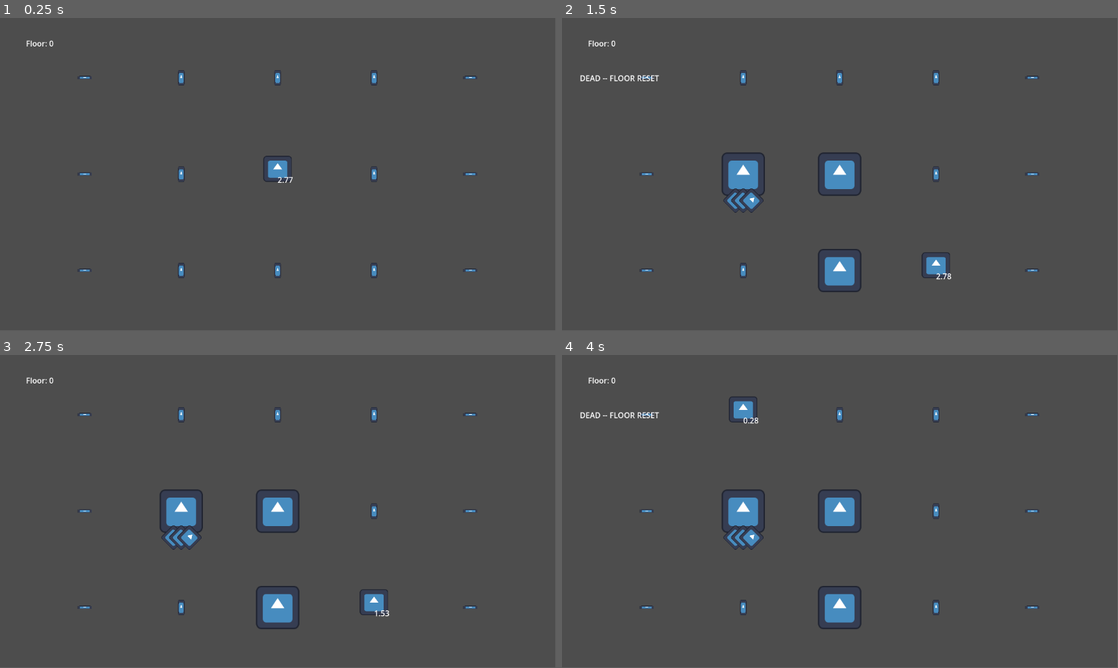
Above: before the commit, frames 1-4 (two rows, left to right).
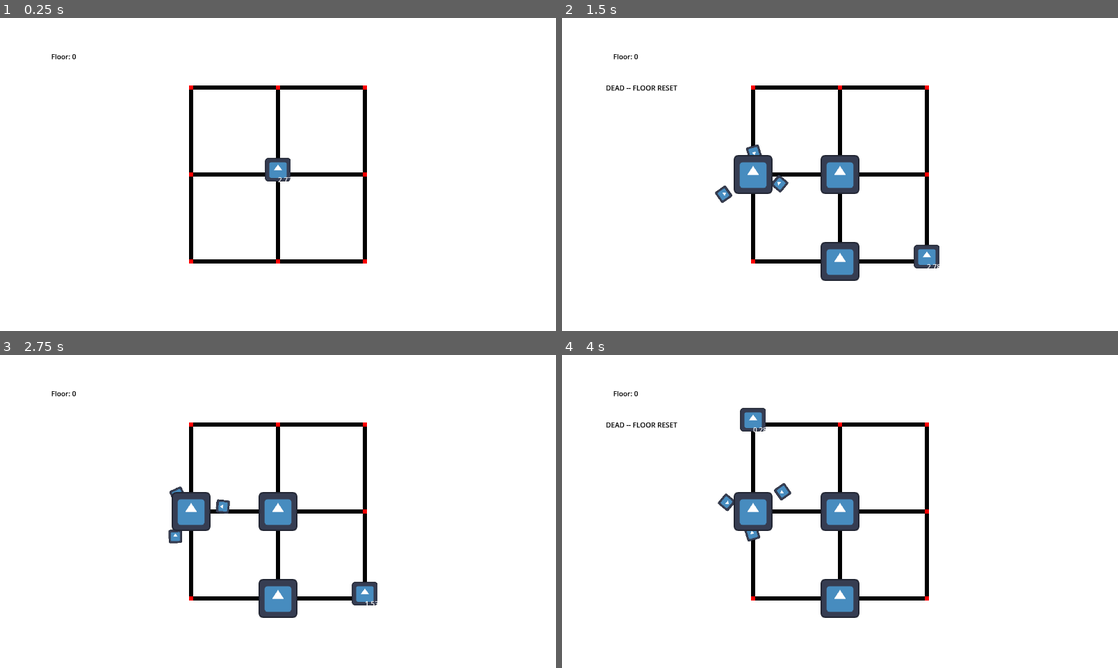
Above: after the commit, the same moments.

Repository: IsvyRed/Hatch
Game: Godot game, scene res://Testing Tools/test_level.tscn
The game is run twice, just before and just after one commit, with the same random seed, the same clock (stepped at 60 frames per second) and the same inputs. The engine's default icon, where the game draws it, is replaced by a stand-in: a white triangle on a blue panel in a dark square.
Inputs:
- Up to frame 1 (0.25 s): no input
- Up to frame 2 (1.5 s): tap Enter at 0.5 s; hold Right (Right) 0.53-1.28 s; tap S (Attack) at 0.6 s; tap D (Attack1) at 0.8, 1.35 s; tap Space (Next Floor) at 1.25 s; hold Down (Down) from 1.28 s (still down)
- Up to frame 3 (2.75 s): tap F (Attack2) at 1.55, 2.1 s; release Down (Down) at 2.03 s; hold Right (Right) from 2.03 s (still down); tap S (Attack) at 2.3 s
- Up to frame 4 (4 s): release Right (Right) at 2.78 s; hold Up (Up) 2.78-3.53 s; tap S (Attack) at 2.85 s; tap D (Attack1) at 3.05, 3.6 s; hold Left (Left) from 3.53 s (still down); tap F (Attack2) at 3.8 s
In our replay, the window is 799x449 before the commit and 800x450 after it. These sizes can differ from the game's own. Grey fills any space a smaller window leaves; there, only what the larger window draws over its background counts as a difference.

The runs differ from the first frame. In frame 1, 99% of the frame differs, in the area x 0-100%, y 0-100%; in frame 2, 98%; in frame 3, 98%; in frame 4, 98%.

Commit message:
Added orbiting health v1 and test bg
Added orbiting health framework (no sprites) with a primitive ellipse curve

Added scaled test background and definitive resolution (5.0 scale and 720p resolution) -- USE THIS SCALE FOR EVERY SPRITE

Diff:
--- /dev/null
+++ b/Gameplay Elements/Enemies/HealthOrbit.tscn
@@ -0,0 +1,10 @@
+[gd_scene load_steps=2 format=3 uid="uid://d30vnaswbqnf4"]
+
+[sub_resource type="Curve2D" id="Curve2D_bc3wb"]
+_data = {
+"points": PackedVector2Array(0, 0, 40, -10, 30, 30, 0, 0, -10, -40, 60, -30, 0, 0, -40, 10, -30, -30, 0, 0, 10, 40, -60, 30, 0, 0, 0, 0, 30, 30)
+}
+point_count = 5
+
+[node name="HealthOrbit" type="Path2D"]
+curve = SubResource("Curve2D_bc3wb")
--- a/Gameplay Elements/Enemies/multi_hit_enemy.gd
+++ b/Gameplay Elements/Enemies/multi_hit_enemy.gd
@@ -1,27 +1,24 @@
 extends Area2D
 var type = "enemy"
 var hp = 2
-var HPMARKER = preload("res://Gameplay Elements/hp_marker.tscn")
+var HPMARKER = preload("res://Gameplay Elements/Enemies/test_marker.tscn")
 
 func _ready():
 	Globals.enemiesLeft += 1
 	Globals.enemies.append(self)
 	@warning_ignore("integer_division")
-	var inc = 100/hp
+	var inc = 1.0/hp
 	for i in hp:
 		var curMarker = HPMARKER.instantiate()
-		curMarker.global_position = $HPHolder.global_position
-		@warning_ignore("integer_division")
-		curMarker.global_position.x -= inc/2
-		@warning_ignore("integer_division")
-		curMarker.global_position.x += i * inc/2
-		$HPHolder.add_child(curMarker)
+		$HealthOrbit.add_child(curMarker)
+		curMarker.progress_ratio += inc*i
 
 func takeDamage():
 	hp -= 1
 	if hp == 0:
 		Globals.enemiesLeft -= 1
 		queue_free()
+	$HealthOrbit.get_children()[0].die()
 
 func _on_area_entered(_area):
 	#GIVE PLAYER FEEDBACK
@@ -29,15 +26,11 @@
 
 func upgrade():
 	hp += 1
-	for child in $HPHolder.get_children():
+	for child in $HealthOrbit.get_children():
 		child.queue_free()
 	@warning_ignore("integer_division")
-	var inc = 100/hp
+	var inc = 1.0/hp
 	for i in hp:
 		var curMarker = HPMARKER.instantiate()
-		curMarker.global_position = $HPHolder.global_position
-		@warning_ignore("integer_division")
-		curMarker.global_position.x -= inc/2
-		@warning_ignore("integer_division")
-		curMarker.global_position.x += i * inc/2
-		$HPHolder.add_child(curMarker)
+		$HealthOrbit.add_child(curMarker)
+		curMarker.progress_ratio += inc*i
--- a/Gameplay Elements/Enemies/multi_hit_enemy.tscn
+++ b/Gameplay Elements/Enemies/multi_hit_enemy.tscn
@@ -1,7 +1,8 @@
-[gd_scene load_steps=4 format=3 uid="uid://ducs1ff3yw0u6"]
+[gd_scene load_steps=5 format=3 uid="uid://ducs1ff3yw0u6"]
 
 [ext_resource type="Script" uid="uid://cdeno6y0wkgos" path="res://Gameplay Elements/Enemies/multi_hit_enemy.gd" id="1_d1o4w"]
 [ext_resource type="Texture2D" uid="uid://cqdjjbsy4aaka" path="res://Sprites/icon.svg" id="2_cxtqi"]
+[ext_resource type="PackedScene" uid="uid://d30vnaswbqnf4" path="res://Gameplay Elements/Enemies/HealthOrbit.tscn" id="2_fy0g8"]
 
 [sub_resource type="RectangleShape2D" id="RectangleShape2D_50ioy"]
 
@@ -11,6 +12,8 @@
 collision_mask = 4
 script = ExtResource("1_d1o4w")
 
+[node name="HealthOrbit" parent="." instance=ExtResource("2_fy0g8")]
+
 [node name="CollisionShape2D" type="CollisionShape2D" parent="."]
 shape = SubResource("RectangleShape2D_50ioy")
 
@@ -19,7 +22,4 @@
 scale = Vector2(0.5820312, 0.5859375)
 texture = ExtResource("2_cxtqi")
 
-[node name="HPHolder" type="Marker2D" parent="."]
-position = Vector2(0, 45.665)
-
 [connection signal="area_entered" from="." to="." method="_on_area_entered"]
--- /dev/null
+++ b/Gameplay Elements/Enemies/test_marker.tscn
@@ -0,0 +1,13 @@
+[gd_scene load_steps=3 format=3 uid="uid://cnashtak7fr76"]
+
+[ext_resource type="Script" uid="uid://bw5je8jjpvkpy" path="res://path_follow_2d.gd" id="1_wesqo"]
+[ext_resource type="Texture2D" uid="uid://cqdjjbsy4aaka" path="res://Sprites/icon.svg" id="2_elt1y"]
+
+[node name="TestMarker" type="PathFollow2D"]
+position = Vector2(30, 30)
+rotation = -0.24497867
+script = ExtResource("1_wesqo")
+
+[node name="Sprite2D" type="Sprite2D" parent="."]
+scale = Vector2(0.2, 0.2)
+texture = ExtResource("2_elt1y")
--- a/Gameplay Elements/GLOBALS.gd
+++ b/Gameplay Elements/GLOBALS.gd
@@ -1,4 +1,5 @@
 extends Node
+#TO DO add lose function with small buffer before reset -- this will become the main game handler
 @warning_ignore("shadowed_global_identifier")
 var floor = 0
 var enemiesLeft =  0
--- a/Gameplay Elements/death_tile.tscn
+++ b/Gameplay Elements/death_tile.tscn
@@ -13,5 +13,6 @@
 shape = SubResource("RectangleShape2D_q0750")
 
 [node name="Sprite2D" type="Sprite2D" parent="."]
+visible = false
 scale = Vector2(0.22656253, 0.054687485)
 texture = ExtResource("2_q0750")
--- a/Gameplay Elements/enemy_spawn_bus.gd
+++ b/Gameplay Elements/enemy_spawn_bus.gd
@@ -1,5 +1,4 @@
 extends Marker2D
-#TO DO: UPGRADE on cornered bus
 var VISIONCAST = preload("res://Gameplay Elements/bus_vision.tscn")
 var TESTENEMY = preload("res://Gameplay Elements/Enemies/pass_through_enemy.tscn")
 var GAPMARKER = preload("res://Gameplay Elements/spawn_gap.tscn")
--- /dev/null
+++ b/Gameplay Elements/health_orbit.gd
@@ -0,0 +1 @@
+extends Path2D
--- a/Gameplay Elements/player.gd
+++ b/Gameplay Elements/player.gd
@@ -1,5 +1,4 @@
 extends Area2D
-#REMEMBER: eventually add functionality to go through tiles with no enemies on them, falling off or reaching an enemy tile
 var BUS = preload("res://Gameplay Elements/enemy_spawn_bus.tscn")
 var VISIONCAST = preload("res://Gameplay Elements/player_vision.tscn")
 var DESTRUCTIONCAST = preload("res://Gameplay Elements/destructionCast.tscn")
@@ -7,7 +6,6 @@
 var type = "player"
 var readyToMove = true
 var enemyHit = false
-#real github comment
 
 func _physics_process(_delta):
 	$VisualTimer.text = str(snapped($GameOverTimer.time_left,0.01))
--- a/Gameplay Elements/valid_tile.tscn
+++ b/Gameplay Elements/valid_tile.tscn
@@ -4,7 +4,7 @@
 [ext_resource type="Texture2D" uid="uid://cqdjjbsy4aaka" path="res://Sprites/icon.svg" id="2_w7c1e"]
 
 [sub_resource type="RectangleShape2D" id="RectangleShape2D_w7c1e"]
-size = Vector2(9, 12)
+size = Vector2(10, 10)
 
 [node name="ValidTile" type="Area2D"]
 collision_mask = 0
@@ -14,6 +14,7 @@
 shape = SubResource("RectangleShape2D_w7c1e")
 
 [node name="Icon" type="Sprite2D" parent="."]
+visible = false
 position = Vector2(5.684342e-14, 3.8146973e-06)
 scale = Vector2(0.10351563, 0.24609375)
 texture = ExtResource("2_w7c1e")
--- a/Testing Tools/floor_counter.tscn
+++ b/Testing Tools/floor_counter.tscn
@@ -1,6 +1,9 @@
-[gd_scene load_steps=2 format=3 uid="uid://chwfq4c53qhjf"]
+[gd_scene load_steps=3 format=3 uid="uid://chwfq4c53qhjf"]
 
 [ext_resource type="Script" uid="uid://ckujkr1cmrd4h" path="res://Testing Tools/floor_counter.gd" id="1_5d0a5"]
+
+[sub_resource type="LabelSettings" id="LabelSettings_5d0a5"]
+font_color = Color(0, 0, 0, 1)
 
 [node name="FloorCounter" type="Label"]
 anchors_preset = 15
@@ -8,4 +11,5 @@
 anchor_bottom = 1.0
 grow_horizontal = 2
 grow_vertical = 2
+label_settings = SubResource("LabelSettings_5d0a5")
 script = ExtResource("1_5d0a5")
--- a/Testing Tools/label.tscn
+++ b/Testing Tools/label.tscn
@@ -1,11 +1,15 @@
-[gd_scene load_steps=2 format=3 uid="uid://buptinn0f7qfe"]
+[gd_scene load_steps=3 format=3 uid="uid://buptinn0f7qfe"]
 
 [ext_resource type="Script" uid="uid://ms8dcb4eg3mq" path="res://Testing Tools/label.gd" id="1_145lx"]
+
+[sub_resource type="LabelSettings" id="LabelSettings_145lx"]
+font_color = Color(0, 0, 0, 1)
 
 [node name="Label" type="Label"]
 visible = false
 offset_right = 40.0
 offset_bottom = 23.0
+label_settings = SubResource("LabelSettings_145lx")
 script = ExtResource("1_145lx")
 
 [node name="Timer" type="Timer" parent="."]
--- a/Testing Tools/test_level.tscn
+++ b/Testing Tools/test_level.tscn
@@ -1,5 +1,6 @@
-[gd_scene load_steps=6 format=3 uid="uid://lpiubfsstv5g"]
+[gd_scene load_steps=7 format=3 uid="uid://lpiubfsstv5g"]
 
+[ext_resource type="Texture2D" uid="uid://c4ruwy5mekykp" path="res://Testing Tools/testBG.png" id="1_afx27"]
 [ext_resource type="PackedScene" uid="uid://bwiw68oyuvcma" path="res://Gameplay Elements/player.tscn" id="1_f6ido"]
 [ext_resource type="PackedScene" uid="uid://dxh7vnusjnor2" path="res://Gameplay Elements/valid_tile.tscn" id="2_ora1m"]
 [ext_resource type="PackedScene" uid="uid://cwh7sdilh4bx" path="res://Gameplay Elements/death_tile.tscn" id="4_ora1m"]
@@ -7,6 +8,10 @@
 [ext_resource type="PackedScene" uid="uid://buptinn0f7qfe" path="res://Testing Tools/label.tscn" id="5_ql1ef"]
 
 [node name="TestLevel" type="Node2D"]
+
+[node name="TestBg" type="Sprite2D" parent="."]
+scale = Vector2(5, 5)
+texture = ExtResource("1_afx27")
 
 [node name="ValidTile" parent="." instance=ExtResource("2_ora1m")]
 position = Vector2(200, 0)
--- /dev/null
+++ b/path_follow_2d.gd
@@ -0,0 +1,6 @@
+extends PathFollow2D
+func _physics_process(delta):
+	progress_ratio += 0.01
+func die():
+	#PLAY EXPLOSION ANIM
+	queue_free()
--- a/project.godot
+++ b/project.godot
@@ -18,6 +18,13 @@
 [autoload]
 
 Globals="*res://Gameplay Elements/GLOBALS.gd"
+
+[display]
+
+window/size/viewport_width=1280
+window/size/viewport_height=720
+window/stretch/aspect="expand"
+window/canvas_textures/default_texture_filter=0
 
 [file_customization]
 
@@ -78,3 +85,7 @@
 2d_physics/layer_3="Player"
 2d_physics/layer_4="Spawn Gaps"
 2d_physics/layer_5="EnvironmentDebris"
+
+[rendering]
+
+textures/canvas_textures/default_texture_filter=0
Not shown, added: Gameplay Elements/health_orbit.gd.uid
Binary file added: Testing Tools/testBG.png
Not shown, added: Testing Tools/testBG.png.import
Not shown, added: path_follow_2d.gd.uid
